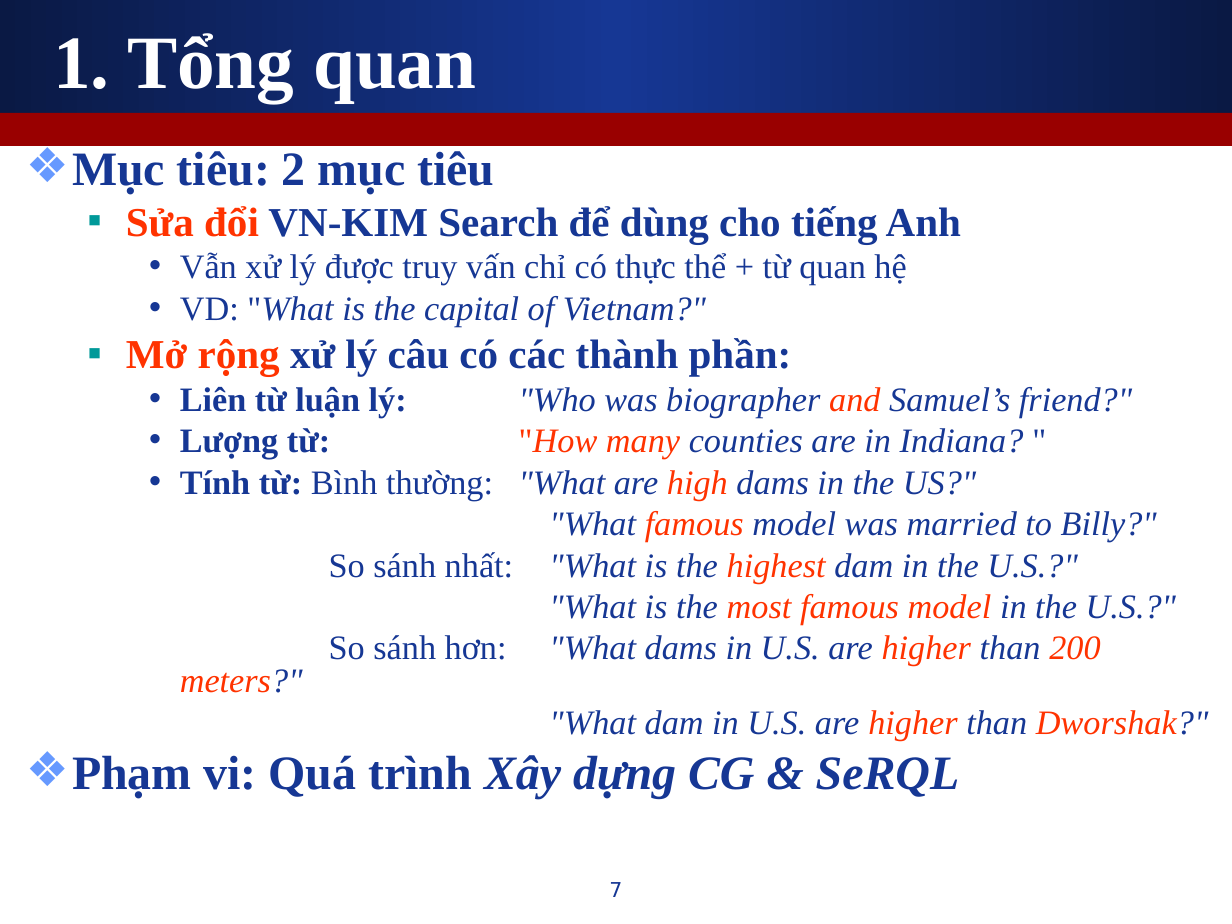
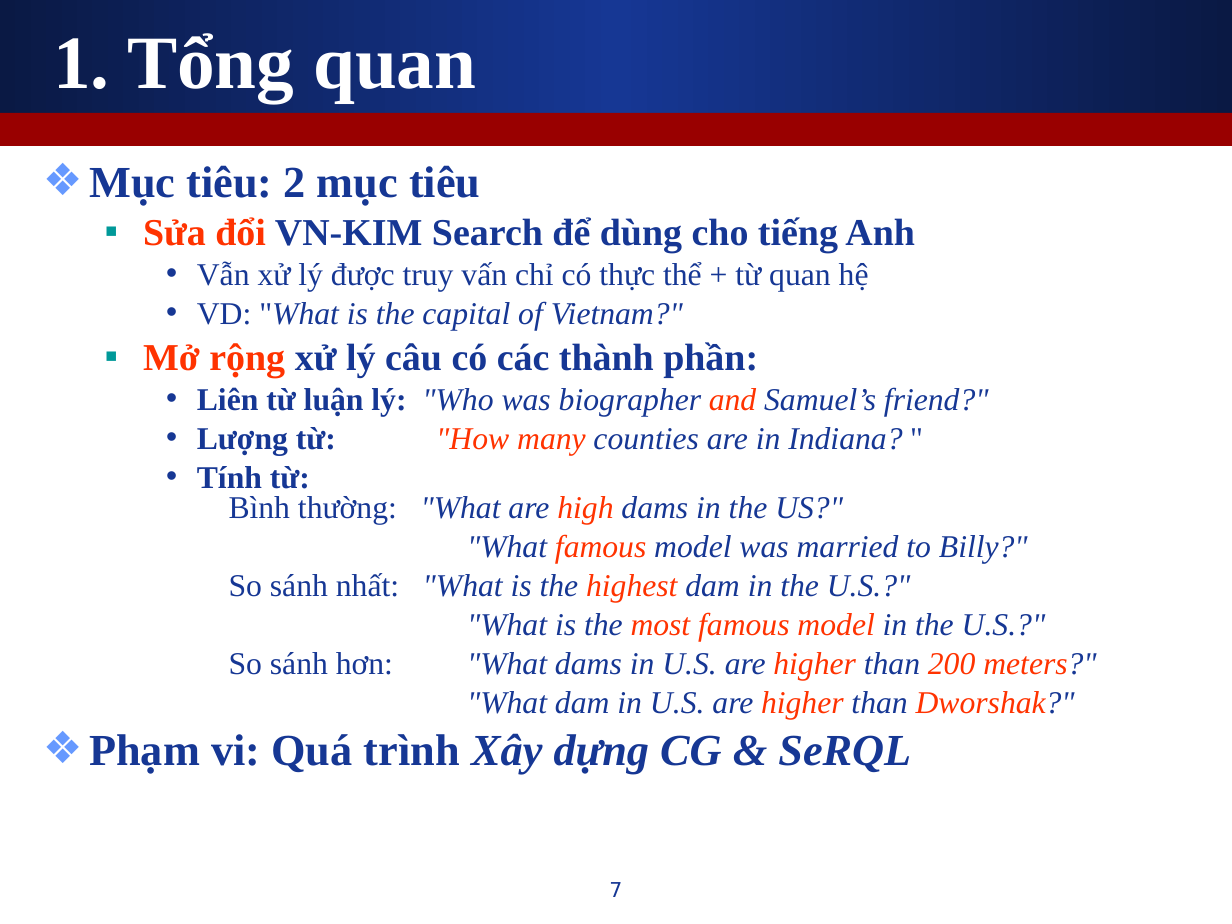
Before and after one commit to leaderwing/kt-kimres, a slide deck: slide 7 of note/Copy of [Thesis] Presentation.ppt. Drawn at 1232x924 pixels with LibreOffice and Linux fonts; fonts in the diff are those of the drawing. Boxes give left, top, right and bottom in pixels: in the first picture for what was removed or moved away, otherwise in the second. Text is boxed around its words. In the diff, an @@ line names an element or a change of style, - is before the commit and + after.

```diff
--- a/note/Copy of [Thesis] Presentation.ppt
+++ b/note/Copy of [Thesis] Presentation.ppt
@@ text "Mục tiêu: 2 mục tiêu": place and size @@
-text "Mục tiêu: 2 mục tiêu" at <box>72,151,1208,799</box>
+text "Mục tiêu: 2 mục tiêu" at <box>89,165,1096,774</box>
@@ text "Mục tiêu: 2 mục tiêu" at <box>89,165,1096,774</box>: size 28 to 25.9 pt in "Mục tiêu: 2 mục tiêu", "Phạm vi: Quá trình Xây dựng CG ..."; size 24 to 22.2 pt in "Sửa đổi VN-KIM Search để dùng cho ...", "Mở rộng xử lý câu có các ..."; size 20 to 18.5 pt in "Vẫn xử lý được truy vấn chỉ ...", "VD: "What is the capital of Vietnam?"", "Liên từ luận lý: "Who was biographer ...", "Lượng từ: "How many counties are in ..." and 6 more places; italic on in ""How" @@
```
Also in this commit, not shown: 15 other slides changed, 2 slides removed.
